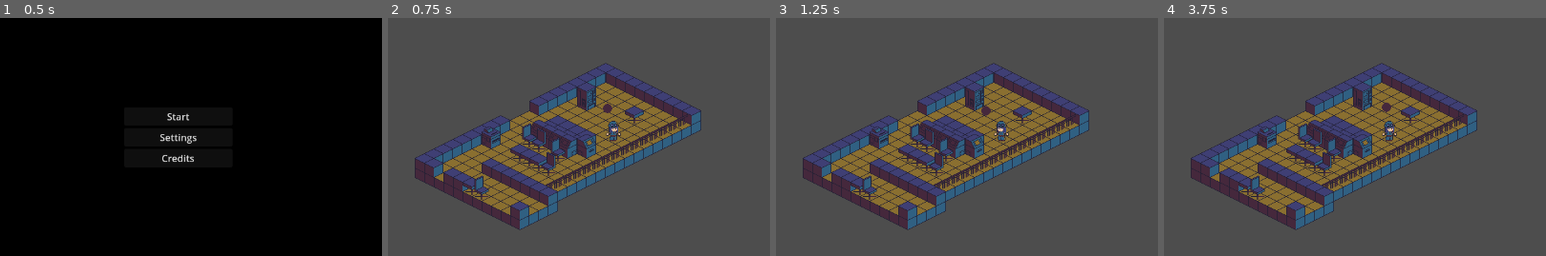
Above: before the commit, frames 1-4 (left to right).
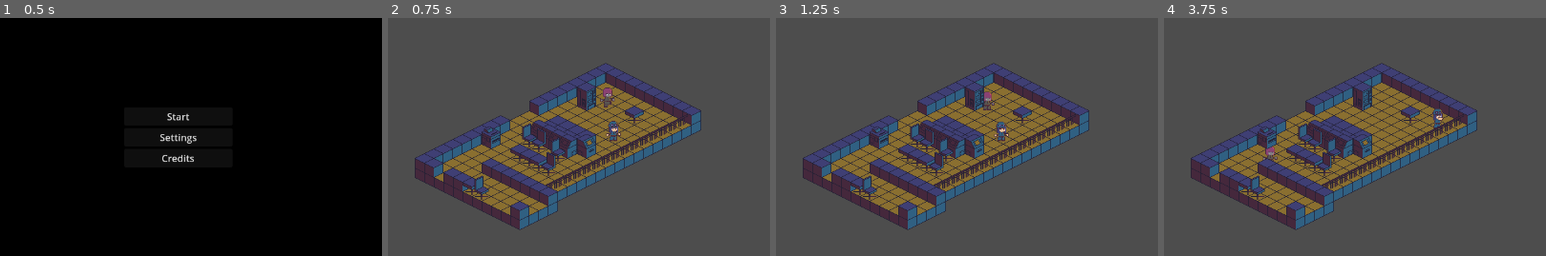
Above: after the commit, the same moments.

Repository: ShroomySquid/UnderPressureJam
Game: Godot game, scene res://Scenes/CoreScenes/start_screen.tscn
The game is run twice, just before and just after one commit, with the same random seed, the same clock (stepped at 60 frames per second) and the same inputs. The engine's default icon, where the game draws it, is replaced by a stand-in: a white triangle on a blue panel in a dark square.
Inputs (mouse positions are % of the whole screen's width and height, from its top left):
- Up to frame 1 (0.5 s): no input
- Up to frame 2 (0.75 s): click "Start" at 0.5 s
- Up to frame 3 (1.25 s): no input
- Up to frame 4 (3.75 s): click "Pause" at 1.25 s; click "Retry" at 2 s; tap Enter at 2.75 s; move the mouse to (72, 45) at 2.77 s; hold D (right) 2.78-3.53 s; right-click (72, 45) at 2.85 s; move the mouse to (30, 55) at 3.52 s; hold S (down) from 3.53 s (still down); click (30, 55) at 3.6 s
The pictures show only the part of the screen within x 26-76%, y 25-75%; the shares and areas given below are measured in that part.

Frame 1 is identical in both runs. In frame 2, 0.3% of the frame differs, in the area x 55-61%, y 29-52%; in frame 3, 0.3%; in frame 4, 0.6%, in the area x 26-73%, y 35-61%.

Commit message:
zombie animation implemented, attack is buggy, player attack implemented, end screen implemented

Diff:
--- a/Scenes/CoreScenes/game.tscn
+++ b/Scenes/CoreScenes/game.tscn
@@ -34,6 +34,11 @@
 offset_bottom = 20.0
 grow_horizontal = 2
 grow_vertical = 2
+
+[node name="EndMsg" type="Label" parent="CanvasLayer/MenuContainer"]
+visible = false
+layout_mode = 2
+text = "Wut"
 
 [node name="SettingBtn" type="Button" parent="CanvasLayer/MenuContainer"]
 layout_mode = 2
@@ -72,3 +77,4 @@
 [connection signal="pressed" from="CanvasLayer/MenuContainer/RetryBtn" to="." method="_on_retry_btn_pressed"]
 [connection signal="pressed" from="CanvasLayer/MenuContainer/QuitBtn" to="." method="_on_quit_btn_pressed"]
 [connection signal="exit_settings" from="CanvasLayer/Settings" to="." method="_on_settings_exit_settings"]
+[connection signal="player_death" from="Level1" to="." method="_on_level_1_player_death"]
--- a/Scenes/Map/level_1.tscn
+++ b/Scenes/Map/level_1.tscn
@@ -129,3 +129,5 @@
 
 [node name="Zombie finish" type="Marker2D" parent="ZombieContainer"]
 position = Vector2(487, 259)
+
+[connection signal="dead_player" from="Player" to="." method="_on_player_dead_player"]
--- a/Scenes/Map/test_map.tscn
+++ b/Scenes/Map/test_map.tscn
@@ -1,7 +1,8 @@
-[gd_scene load_steps=7 format=4 uid="uid://copc5o12pg2m5"]
+[gd_scene load_steps=8 format=4 uid="uid://copc5o12pg2m5"]
 
 [ext_resource type="Texture2D" uid="uid://mpsfd04pgwgp" path="res://Art Assets/Template version/basic template tile sheet.png" id="1_4bymv"]
 [ext_resource type="Script" path="res://Scripts/test_map.gd" id="1_y8s1q"]
+[ext_resource type="PackedScene" uid="uid://b6044fncy35yu" path="res://Scenes/Player/player.tscn" id="3_lv2xt"]
 
 [sub_resource type="NavigationPolygon" id="NavigationPolygon_jn1di"]
 
@@ -134,3 +135,5 @@
 
 [node name="ZombieNavigation20" type="Marker2D" parent="ZombiePointContainer"]
 position = Vector2(41, 285)
+
+[node name="Player" parent="." instance=ExtResource("3_lv2xt")]
--- a/Scenes/PhysicsScenes/zombie.tscn
+++ b/Scenes/PhysicsScenes/zombie.tscn
@@ -1,25 +1,65 @@
-[gd_scene load_steps=5 format=3 uid="uid://6g7k060vtbeu"]
+[gd_scene load_steps=11 format=3 uid="uid://6g7k060vtbeu"]
 
 [ext_resource type="Script" path="res://Scripts/zombie.gd" id="1_0sx26"]
 [ext_resource type="Texture2D" uid="uid://rbq4hvtpyhnt" path="res://Images/zombie_dot.png" id="1_f44bm"]
+[ext_resource type="Texture2D" uid="uid://dhddbptx2017g" path="res://Art Assets/Tile sheet ver 3 door fixed and Charac sheet 2/Charac sheet ver 2 - Copy.png" id="3_q51h7"]
 
-[sub_resource type="CircleShape2D" id="CircleShape2D_0ej7t"]
-radius = 8.0
+[sub_resource type="CapsuleShape2D" id="CapsuleShape2D_geawb"]
+height = 187.5
 
 [sub_resource type="CircleShape2D" id="CircleShape2D_ndvn0"]
 radius = 260.094
 
+[sub_resource type="AtlasTexture" id="AtlasTexture_qt2ju"]
+atlas = ExtResource("3_q51h7")
+region = Rect2(448, 0, 32, 48)
+
+[sub_resource type="AtlasTexture" id="AtlasTexture_qehij"]
+atlas = ExtResource("3_q51h7")
+region = Rect2(448, 48, 32, 48)
+
+[sub_resource type="AtlasTexture" id="AtlasTexture_27p57"]
+atlas = ExtResource("3_q51h7")
+region = Rect2(448, 96, 32, 48)
+
+[sub_resource type="AtlasTexture" id="AtlasTexture_3dlpf"]
+atlas = ExtResource("3_q51h7")
+region = Rect2(448, 144, 32, 48)
+
+[sub_resource type="SpriteFrames" id="SpriteFrames_rwlaw"]
+animations = [{
+"frames": [{
+"duration": 1.0,
+"texture": SubResource("AtlasTexture_qt2ju")
+}, {
+"duration": 1.0,
+"texture": SubResource("AtlasTexture_qehij")
+}, {
+"duration": 1.0,
+"texture": SubResource("AtlasTexture_27p57")
+}, {
+"duration": 1.0,
+"texture": SubResource("AtlasTexture_3dlpf")
+}],
+"loop": true,
+"name": &"walk",
+"speed": 2.0
+}]
+
 [node name="Zombie" type="CharacterBody2D"]
-position = Vector2(47, 56)
+position = Vector2(-1, 2)
 collision_layer = 2
-collision_mask = 22
+collision_mask = 0
 script = ExtResource("1_0sx26")
 
 [node name="ZombieSprite" type="Sprite2D" parent="."]
+visible = false
 texture = ExtResource("1_f44bm")
 
 [node name="ZombieCollision" type="CollisionShape2D" parent="."]
-shape = SubResource("CircleShape2D_0ej7t")
+position = Vector2(1, -16)
+scale = Vector2(0.76, 0.153333)
+shape = SubResource("CapsuleShape2D_geawb")
 
 [node name="RayContainer" type="Node2D" parent="."]
 
@@ -34,4 +74,11 @@
 [node name="CollisionShape2D" type="CollisionShape2D" parent="Area2D"]
 shape = SubResource("CircleShape2D_ndvn0")
 
+[node name="ZombieAnimation" type="AnimatedSprite2D" parent="."]
+position = Vector2(0, -25)
+sprite_frames = SubResource("SpriteFrames_rwlaw")
+animation = &"walk"
+
+[node name="AnimationPlayer" type="AnimationPlayer" parent="."]
+
 [connection signal="body_exited" from="Area2D" to="." method="_on_area_2d_body_exited"]
--- a/Scenes/Player/player.gd
+++ b/Scenes/Player/player.gd
@@ -1,16 +1,62 @@
 extends CharacterBody2D
 
 @onready var dude = "player"
-@onready var animations = $IdleAnimation
+@onready var animations = $PlayerAnimation
+@onready var fist_animations = $FistAnimation
+@onready var health = 5
+@onready var attack_ray = $AttackRay
+@onready var is_attacking = false
 
 const SPEED = 7500.0
-const JUMP_VELOCITY = -400.0
+
+signal dead_player
+
+func _ready():
+	fist_animations.hide()
 
 func _physics_process(delta):
+	if (is_attacking):
+		return
 	var direction = Input.get_vector("left", "right", "up", "down")
+	if (direction):
+		_set_ray_dir(direction)
+	if Input.is_action_just_pressed("action"):
+		is_attacking = true
+		var collide = attack_ray.get_collider()
+		if collide != null && collide is CharacterBody2D && collide.dude == "zombie":
+			collide.get_hit()
+		_attack_animation()
+		await get_tree().create_timer(0.5).timeout
+		fist_animations.hide()
+		is_attacking = false
 	velocity = direction * SPEED * delta
 	move_and_slide()
-	run_animation()
+	if direction:
+		_run_animation()
+	else:
+		_idle_animation()
 
-func run_animation():
+func _set_ray_dir(dir):
+	attack_ray.target_position.x = dir.x * 30
+	attack_ray.target_position.y = dir.y * 30
+
+func _run_animation():
+	animations.play("run")
+
+func _idle_animation():
 	animations.play("Idle")
+
+func _attack_animation():
+	fist_animations.show()
+	animations.play("attack")
+	fist_animations.play("attack")
+
+func get_hit():
+	health -= 1
+	if health <= 0:
+		dead_player.emit()
+	for i in 5:
+		animations.hide()
+		await get_tree().create_timer(0.1).timeout
+		animations.show()
+		await get_tree().create_timer(0.1).timeout
--- a/Scenes/Player/player.tscn
+++ b/Scenes/Player/player.tscn
@@ -1,47 +1,108 @@
-[gd_scene load_steps=11 format=3 uid="uid://b6044fncy35yu"]
+[gd_scene load_steps=19 format=3 uid="uid://b6044fncy35yu"]
 
 [ext_resource type="Texture2D" uid="uid://byf8wh4qw8ufn" path="res://icon.svg" id="1_ewrbe"]
 [ext_resource type="Script" path="res://Scenes/Player/player.gd" id="1_ii8yk"]
-[ext_resource type="Texture2D" uid="uid://sak84vhmbr7d" path="res://Art Assets/Tile sheet ver 2 and Charac sheet ver 1/Charac sheet ver 1.png" id="3_gy3o7"]
+[ext_resource type="Texture2D" uid="uid://553jcy87uhr" path="res://Art Assets/Tile sheet ver 3 door fixed and Charac sheet 2/Charac sheet ver 2.png" id="3_h11ye"]
+[ext_resource type="Texture2D" uid="uid://dhddbptx2017g" path="res://Art Assets/Tile sheet ver 3 door fixed and Charac sheet 2/Charac sheet ver 2 - Copy.png" id="4_4er0c"]
 
 [sub_resource type="CapsuleShape2D" id="CapsuleShape2D_0mcy6"]
 radius = 7.35292
 height = 16.6665
 
-[sub_resource type="AtlasTexture" id="AtlasTexture_wqbl2"]
-atlas = ExtResource("3_gy3o7")
+[sub_resource type="AtlasTexture" id="AtlasTexture_kxymj"]
+atlas = ExtResource("3_h11ye")
 region = Rect2(0, 0, 32, 48)
 
-[sub_resource type="AtlasTexture" id="AtlasTexture_fuafw"]
-atlas = ExtResource("3_gy3o7")
-region = Rect2(32, 0, 32, 48)
-
-[sub_resource type="AtlasTexture" id="AtlasTexture_86k64"]
-atlas = ExtResource("3_gy3o7")
+[sub_resource type="AtlasTexture" id="AtlasTexture_satdv"]
+atlas = ExtResource("3_h11ye")
 region = Rect2(0, 48, 32, 48)
 
-[sub_resource type="AtlasTexture" id="AtlasTexture_r2ylb"]
-atlas = ExtResource("3_gy3o7")
-region = Rect2(32, 48, 32, 48)
+[sub_resource type="AtlasTexture" id="AtlasTexture_hp30n"]
+atlas = ExtResource("4_4er0c")
+region = Rect2(0, 192, 32, 48)
+
+[sub_resource type="AtlasTexture" id="AtlasTexture_fjbu3"]
+atlas = ExtResource("4_4er0c")
+region = Rect2(0, 240, 32, 48)
+
+[sub_resource type="AtlasTexture" id="AtlasTexture_vgitg"]
+atlas = ExtResource("4_4er0c")
+region = Rect2(64, 0, 32, 48)
+
+[sub_resource type="AtlasTexture" id="AtlasTexture_2aubi"]
+atlas = ExtResource("4_4er0c")
+region = Rect2(64, 48, 32, 48)
 
 [sub_resource type="SpriteFrames" id="SpriteFrames_ddmui"]
 animations = [{
 "frames": [{
 "duration": 1.0,
-"texture": SubResource("AtlasTexture_wqbl2")
+"texture": SubResource("AtlasTexture_kxymj")
 }, {
 "duration": 1.0,
-"texture": SubResource("AtlasTexture_fuafw")
-}, {
-"duration": 1.0,
-"texture": SubResource("AtlasTexture_86k64")
-}, {
-"duration": 1.0,
-"texture": SubResource("AtlasTexture_r2ylb")
+"texture": SubResource("AtlasTexture_satdv")
 }],
 "loop": true,
 "name": &"Idle",
-"speed": 1.0
+"speed": 2.0
+}, {
+"frames": [{
+"duration": 1.0,
+"texture": SubResource("AtlasTexture_hp30n")
+}, {
+"duration": 1.0,
+"texture": SubResource("AtlasTexture_fjbu3")
+}],
+"loop": true,
+"name": &"attack",
+"speed": 2.0
+}, {
+"frames": [{
+"duration": 1.0,
+"texture": SubResource("AtlasTexture_vgitg")
+}, {
+"duration": 1.0,
+"texture": SubResource("AtlasTexture_2aubi")
+}],
+"loop": true,
+"name": &"run",
+"speed": 2.0
+}]
+
+[sub_resource type="AtlasTexture" id="AtlasTexture_carxc"]
+atlas = ExtResource("4_4er0c")
+region = Rect2(192, 48, 32, 48)
+
+[sub_resource type="AtlasTexture" id="AtlasTexture_org2v"]
+atlas = ExtResource("4_4er0c")
+region = Rect2(192, 96, 32, 48)
+
+[sub_resource type="AtlasTexture" id="AtlasTexture_gj5d4"]
+atlas = ExtResource("4_4er0c")
+region = Rect2(224, 144, 32, 48)
+
+[sub_resource type="AtlasTexture" id="AtlasTexture_jhqm8"]
+atlas = ExtResource("4_4er0c")
+region = Rect2(224, 96, 32, 48)
+
+[sub_resource type="SpriteFrames" id="SpriteFrames_j7t3j"]
+animations = [{
+"frames": [{
+"duration": 1.0,
+"texture": SubResource("AtlasTexture_carxc")
+}, {
+"duration": 1.0,
+"texture": SubResource("AtlasTexture_org2v")
+}, {
+"duration": 1.0,
+"texture": SubResource("AtlasTexture_gj5d4")
+}, {
+"duration": 1.0,
+"texture": SubResource("AtlasTexture_jhqm8")
+}],
+"loop": true,
+"name": &"attack",
+"speed": 8.0
 }]
 
 [sub_resource type="CapsuleShape2D" id="CapsuleShape2D_0vhp5"]
@@ -61,12 +122,16 @@
 scale = Vector2(0.680002, 0.120001)
 shape = SubResource("CapsuleShape2D_0mcy6")
 
-[node name="IdleAnimation" type="AnimatedSprite2D" parent="."]
+[node name="PlayerAnimation" type="AnimatedSprite2D" parent="."]
 y_sort_enabled = true
 position = Vector2(1, -24)
 sprite_frames = SubResource("SpriteFrames_ddmui")
 animation = &"Idle"
-frame_progress = 0.828467
+
+[node name="FistAnimation" type="AnimatedSprite2D" parent="."]
+position = Vector2(1, -25)
+sprite_frames = SubResource("SpriteFrames_j7t3j")
+animation = &"attack"
 
 [node name="HitBox" type="Area2D" parent="."]
 
@@ -76,3 +141,7 @@
 shape = SubResource("CapsuleShape2D_0vhp5")
 
 [node name="AnimationPlayer" type="AnimationPlayer" parent="."]
+
+[node name="AttackRay" type="RayCast2D" parent="."]
+target_position = Vector2(0, 20)
+collision_mask = 2
--- a/Scripts/CoreScripts/control.gd
+++ b/Scripts/CoreScripts/control.gd
@@ -6,8 +6,6 @@
 	pass # Replace with function body.
 
 func _process(_delta):
-	if Input.is_action_just_pressed("RightClick"):
-		$SFXtest.play()
 	if not get_viewport().has_focus() && not play_music_background:
 		AudioServer.set_bus_mute(0, true)
 	else:
--- a/Scripts/CoreScripts/game.gd
+++ b/Scripts/CoreScripts/game.gd
@@ -2,11 +2,16 @@
 
 @onready var is_paused := false
 @onready var menu = $CanvasLayer/MenuContainer
+@onready var setting_btn = $CanvasLayer/MenuContainer/SettingBtn
+@onready var resume_btn = $CanvasLayer/MenuContainer/ResumeBtn
+@onready var end_msg = $CanvasLayer/MenuContainer/EndMsg
 @onready var settings = $CanvasLayer/Settings
 @onready var zombie_container = $ZombieContainer
 @onready var map = $Level1
 @onready var zombie = preload("res://Scenes/PhysicsScenes/zombie.tscn")
 @onready var camera = $Camera2D
+@onready var dead_zombies = 0
+@onready var zombie_nbr = 2
 
 func _ready():
 	randomize()
@@ -55,6 +60,7 @@
 	get_tree().quit()
 
 func _on_retry_btn_pressed():
+	Engine.time_scale = 1
 	get_tree().change_scene_to_file("res://Scenes/CoreScenes/game.tscn")
 
 func create_some_zombies():
@@ -62,7 +68,7 @@
 	var new_zomb
 	var begin
 	var end
-	while (i < 1):
+	while (i < zombie_nbr):
 		new_zomb = zombie.instantiate()
 		begin = map.zombie_point_container.get_child(randi() % 2).global_position
 		end = map.zombie_point_container.get_child(randi() % 2).global_position
@@ -73,4 +79,26 @@
 		new_zomb.default_route[0] = begin
 		new_zomb.default_route[1] = end
 		new_zomb.set_route()
+		new_zomb.zombie_death.connect(count_dead_zombies)
 		i += 1
+
+func count_dead_zombies():
+	dead_zombies += 1
+	if dead_zombies >= zombie_nbr:
+		win()
+
+func win():
+	end_msg.text = "Victory!"
+	end_game()
+
+
+func end_game():
+	Engine.time_scale = 0
+	end_msg.show()
+	resume_btn.hide()
+	setting_btn.hide()
+	menu.show()
+
+func _on_level_1_player_death():
+	end_msg.text = "Defeat..."
+	end_game()
--- a/Scripts/level_1.gd
+++ b/Scripts/level_1.gd
@@ -1,11 +1,14 @@
 extends Node2D
 
 @onready var zombie_point_container = $ZombieContainer
-# Called when the node enters the scene tree for the first time.
+
+signal player_death
+
 func _ready():
 	pass # Replace with function body.
 
-
-# Called every frame. 'delta' is the elapsed time since the previous frame.
 func _process(_delta):
 	pass
+
+func _on_player_dead_player():
+	player_death.emit()
--- a/Scripts/zombie.gd
+++ b/Scripts/zombie.gd
@@ -1,5 +1,6 @@
 extends CharacterBody2D
 
+@onready var zombie_sprite = $ZombieSprite
 @onready var ray_container = $RayContainer
 @onready var ray_nbr = 20
 @onready var ray_range = 200
@@ -11,14 +12,23 @@
 @onready var going_back = true
 @onready var is_chasing = false
 @onready var player_in_range = false
+@onready var health = 1
+@onready var animation = $ZombieAnimation
+@onready var is_attacking = false
 
-var SPEED = 2000.0
+var SPEED = 1800.0
 var direction
+
+signal zombie_death
 
 func _ready():
 	set_route()
 
 func _process(delta):
+	if (is_attacking):
+		return
+	animation.play("walk")
+	var player
 	var collide
 	var remain = position - nav_agent.target_position
 	if (abs(remain.x) + abs(remain.y) < 2 && !is_chasing):
@@ -26,14 +36,17 @@
 	for rays in ray_container.get_children():
 		collide = rays.get_collider()
 		if collide != null && collide is CharacterBody2D && collide.dude == "player":
+			player = collide
 			is_chasing = true
-			SPEED = 4000.0
+			SPEED = 3500.0
 			nav_agent.target_position = collide.global_position
 	direction = to_local(nav_agent.get_next_path_position()).normalized()
 	_remove_rays()
 	_generate_rays(direction)
 	if (abs(remain.x) < 32 && abs(remain.y) < 32 && is_chasing):
-		SPEED = 0.0
+		is_attacking = true
+		await get_tree().create_timer(1).timeout
+		is_attacking = false
 	velocity = direction * SPEED * delta
 	move_and_slide()
 
@@ -86,7 +99,7 @@
 		ray_container.remove_child(ray_container.get_child(0))
 
 func set_route():
-	SPEED = 2000.0
+	SPEED = 1800.0
 	if going_back:
 		nav_agent.target_position = default_route[0]
 	else:
@@ -96,3 +109,14 @@
 func _on_area_2d_body_exited(body):
 	if dude in body && body.type == "player":
 		is_chasing = false
+
+func get_hit():
+	health -= 1
+	if health <= 0:
+		queue_free()
+		zombie_death.emit()
+	for i in 5:
+		zombie_sprite.hide()
+		await get_tree().create_timer(0.1).timeout
+		zombie_sprite.show()
+		await get_tree().create_timer(0.1).timeout
--- a/project.godot
+++ b/project.godot
@@ -81,6 +81,12 @@
 "events": [Object(InputEventMouseButton,"resource_local_to_scene":false,"resource_name":"","device":-1,"window_id":0,"a …(258 unchanged characters)…
 ]
 }
+action={
+"deadzone": 0.5,
+"events": [Object(InputEventMouseButton,"resource_local_to_scene":false,"resource_name":"","device":-1,"window_id":0,"alt_pressed":false,"shift_pressed":false,"ctrl_pressed":false,"meta_pressed":false,"button_mask":1,"position":Vector2(277, 12),"global_position":Vector2(286, 58),"factor":1.0,"button_index":1,"canceled":false,"pressed":true,"double_click":false,"script":null)
+, Object(InputEventKey,"resource_local_to_scene":false,"resource_name":"","device":-1,"window_id":0,"alt_pressed":false,"shift_pressed":false,"ctrl_pressed":false,"meta_pressed":false,"pressed":false,"keycode":0,"physical_keycode":32,"key_label":0,"unicode":32,"location":0,"echo":false,"script":null)
+]
+}
 
 [layer_names]
 
